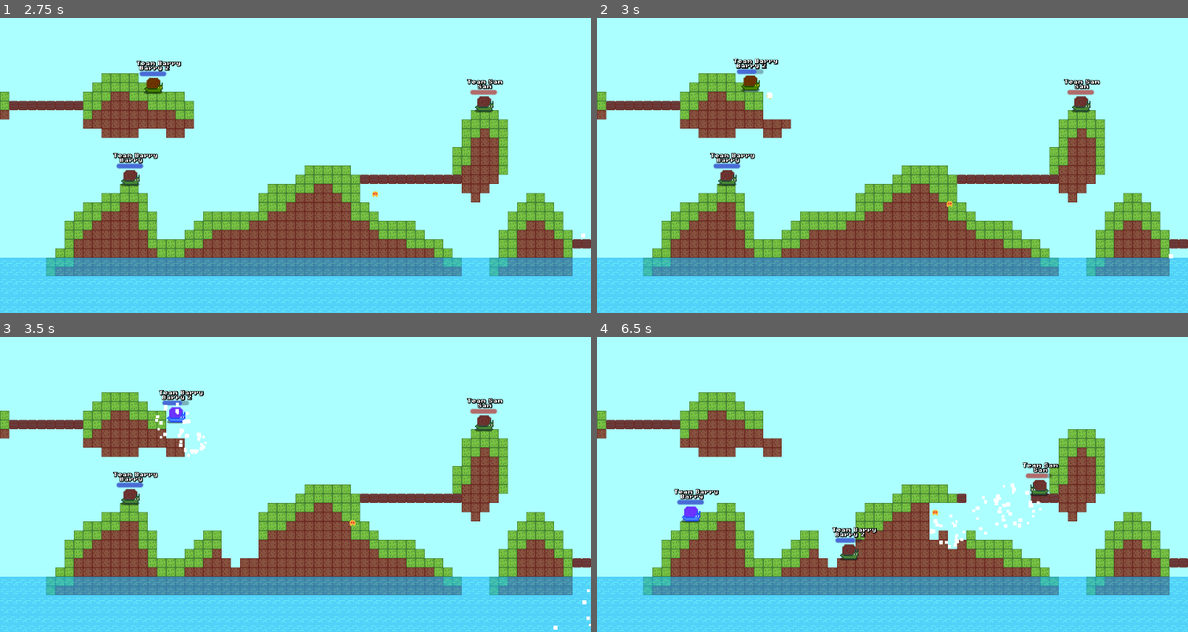
Above: before the commit, frames 1-4 (two rows, left to right).
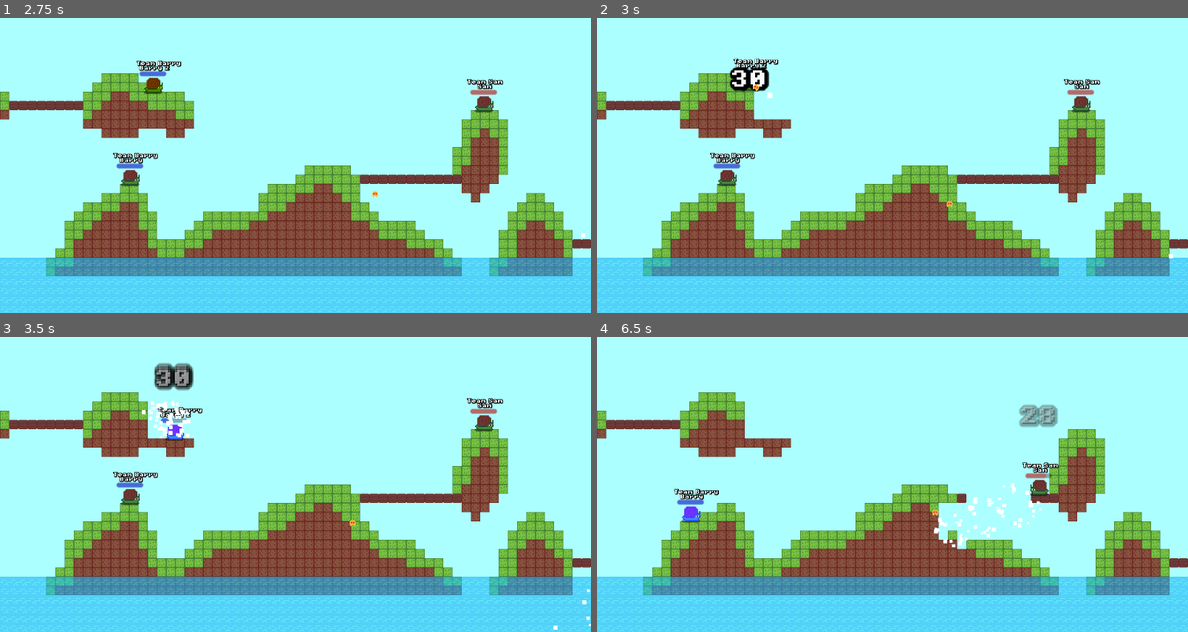
Above: after the commit, the same moments.

Repository: codingbanana21/Snail-Wars
Game: Godot game, scene res://scenes/game.tscn
Two runs of this game, one before a commit and one after it. Both use one fixed random seed, a clock stepped at 60 frames per second and the inputs below.
Inputs (mouse positions are in pixels of both pictures, inside the frame that each line leads up to):
- Up to frame 1 (2.75 s): tap Enter (skip) at 0.5 s; move the mouse to (325, 165) at 0.52 s; press the mouse at (325, 165) at 0.53 s; hold D (right) 0.53-2.03 s; tap W (jump) at 0.77, 1.52 s; tap Space at 1.25 s; move the mouse to (265, 165) at 1.27 s; release the mouse at (265, 165) at 1.28 s; tap Mouse wheel down (last_weapon) at 1.35 s; move the mouse to (307, 159) at 2.02 s; hold A (left) from 2.03 s (still down); tap Mouse wheel up (next_weapon) at 2.1 s
- Up to frame 2 (3 s): move the mouse to (886, 171) at 2.77 s; release A (left) at 2.78 s; hold D (right) from 2.78 s (still down); click (886, 171) at 2.85 s
- Up to frame 3 (3.5 s): keep holding D (right); tap W (jump) at 3.02 s
- Up to frame 4 (6.5 s): move the mouse to (933, 487) at 3.52 s; tap Mouse wheel down (last_weapon) at 3.6, 5.85 s; tap W (jump) at 3.77, 4.52, 6.02 s; move the mouse to (845, 481) at 4.27 s; release D (right) at 4.28 s; hold A (left) 4.28-5.03 s; tap Mouse wheel up (next_weapon) at 4.35 s; move the mouse to (898, 484) at 5.02 s; press the mouse at (898, 484) at 5.03 s; hold D (right) 5.03-5.78 s; move the mouse to (868, 478) at 5.77 s; release the mouse at (868, 478) at 5.78 s; hold A (left) from 5.78 s (still down)

Frame 1 is identical in both runs. In frame 2, 0.7% of the frame differs, in the area x 22-30%, y 16-35%; in frame 3, 2.3%; in frame 4, 2.5%, in the area x 25-79%, y 22-79%.

Commit message:
Hit damage label

Diff:
--- /dev/null
+++ b/scenes/hit_damage.tscn
@@ -0,0 +1,76 @@
+[gd_scene format=3 uid="uid://hfqqlcskect6"]
+
+[ext_resource type="LabelSettings" uid="uid://cm76igu117yxn" path="res://assets/fonts/label_settings.tres" id="1_a8mxf"]
+
+[sub_resource type="Animation" id="Animation_3df7e"]
+length = 0.001
+tracks/0/type = "value"
+tracks/0/imported = false
+tracks/0/enabled = true
+tracks/0/path = NodePath(".:position")
+tracks/0/interp = 1
+tracks/0/loop_wrap = true
+tracks/0/keys = {
+"times": PackedFloat32Array(0),
+"transitions": PackedFloat32Array(1),
+"update": 0,
+"values": [Vector2(-22, -9)]
+}
+tracks/1/type = "value"
+tracks/1/imported = false
+tracks/1/enabled = true
+tracks/1/path = NodePath(".:modulate")
+tracks/1/interp = 1
+tracks/1/loop_wrap = true
+tracks/1/keys = {
+"times": PackedFloat32Array(0),
+"transitions": PackedFloat32Array(1),
+"update": 0,
+"values": [Color(1, 1, 1, 1)]
+}
+
+[sub_resource type="Animation" id="Animation_a8mxf"]
+resource_name = "hit"
+tracks/0/type = "value"
+tracks/0/imported = false
+tracks/0/enabled = true
+tracks/0/path = NodePath(".:position")
+tracks/0/interp = 1
+tracks/0/loop_wrap = true
+tracks/0/keys = {
+"times": PackedFloat32Array(0, 1),
+"transitions": PackedFloat32Array(1, 1),
+"update": 0,
+"values": [Vector2(-22, -9), Vector2(-22, -100)]
+}
+tracks/1/type = "value"
+tracks/1/imported = false
+tracks/1/enabled = true
+tracks/1/path = NodePath(".:modulate")
+tracks/1/interp = 1
+tracks/1/loop_wrap = true
+tracks/1/keys = {
+"times": PackedFloat32Array(0, 1),
+"transitions": PackedFloat32Array(1, 1),
+"update": 0,
+"values": [Color(1, 1, 1, 1), Color(1, 1, 1, 0)]
+}
+
+[sub_resource type="AnimationLibrary" id="AnimationLibrary_3df7e"]
+_data = {
+&"RESET": SubResource("Animation_3df7e"),
+&"hit": SubResource("Animation_a8mxf")
+}
+
+[node name="Label" type="Label" unique_id=1881482906]
+offset_left = -22.0
+offset_top = -9.0
+offset_right = 18.0
+offset_bottom = 14.0
+text = "10"
+label_settings = ExtResource("1_a8mxf")
+horizontal_alignment = 1
+
+[node name="AnimationPlayer" type="AnimationPlayer" parent="." unique_id=665914171]
+libraries/ = SubResource("AnimationLibrary_3df7e")
+autoplay = &"hit"
--- a/scripts/player.gd
+++ b/scripts/player.gd
@@ -108,10 +108,18 @@
 			velocity.x *= 0.95
 
 
+func damage(damge: int):
+	hp -= damge
+	var hit_damge: Label = load("res://scenes/hit_damage.tscn").instantiate()
+	hit_damge.text = str(damge)
+	add_child(hit_damge)
+
+
 func _on_next_player_timer_timeout() -> void:
 	Globals.player_turn = (Globals.player_turn % 4) + 1
 
 
 func _on_area_2d_body_entered(body: Node2D) -> void:
 	if velocity.y > 700:
-		hp -= int((velocity.y - 700) / 10.0)
+		var fall_damage = int((velocity.y - 700) / 10.0)
+		damage(fall_damage)
--- a/scripts/projectile.gd
+++ b/scripts/projectile.gd
@@ -37,17 +37,17 @@
 
 		# destroy map
 		var tile_position: Vector2 = round(global_position / 16.0)
-
 		for size in range(explosion_size):
 			for number in range(explosion_accuracy * PI * 2):
 				get_parent().remove_tile(tile_position + Vector2(sin(number / explosion_accuracy) * size, cos(number / explosion_accuracy) * size))
 
 		# hit players
-		global_position -= transform.x * speed * delta
+		global_position -= transform.x * 16
+
 		for body: Node2D in hit_area.get_overlapping_bodies():
 			if body is Player:
 				var hit_power: float = clampf(1.0 / global_position.distance_squared_to(body.global_position) * 1000.0, 0.0001, 1.0)
-				body.hp -= hit_power * damage
+				body.damage(hit_power * damage)
 				body.velocity = -transform.x * hit_power * knockback
 
 		hp -= 1
